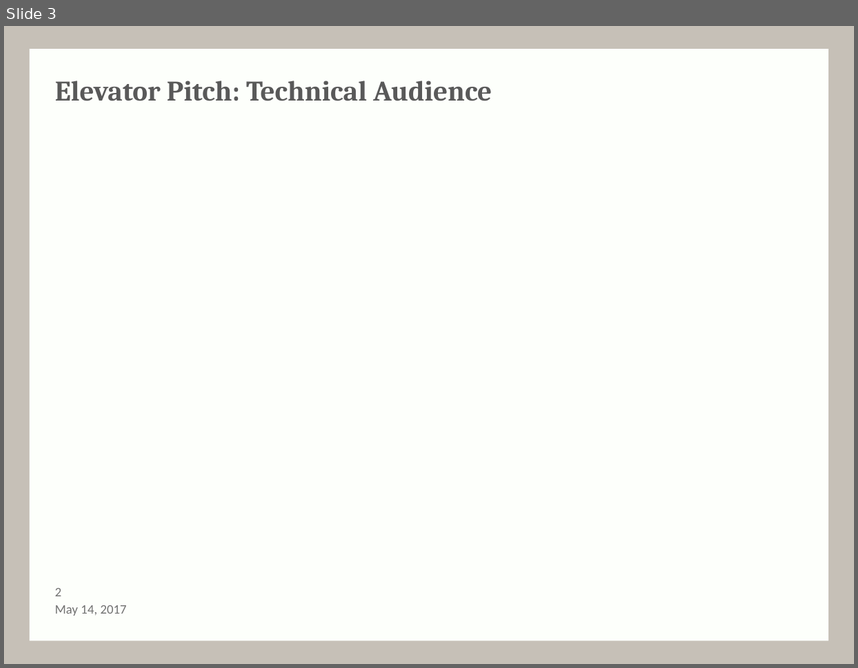
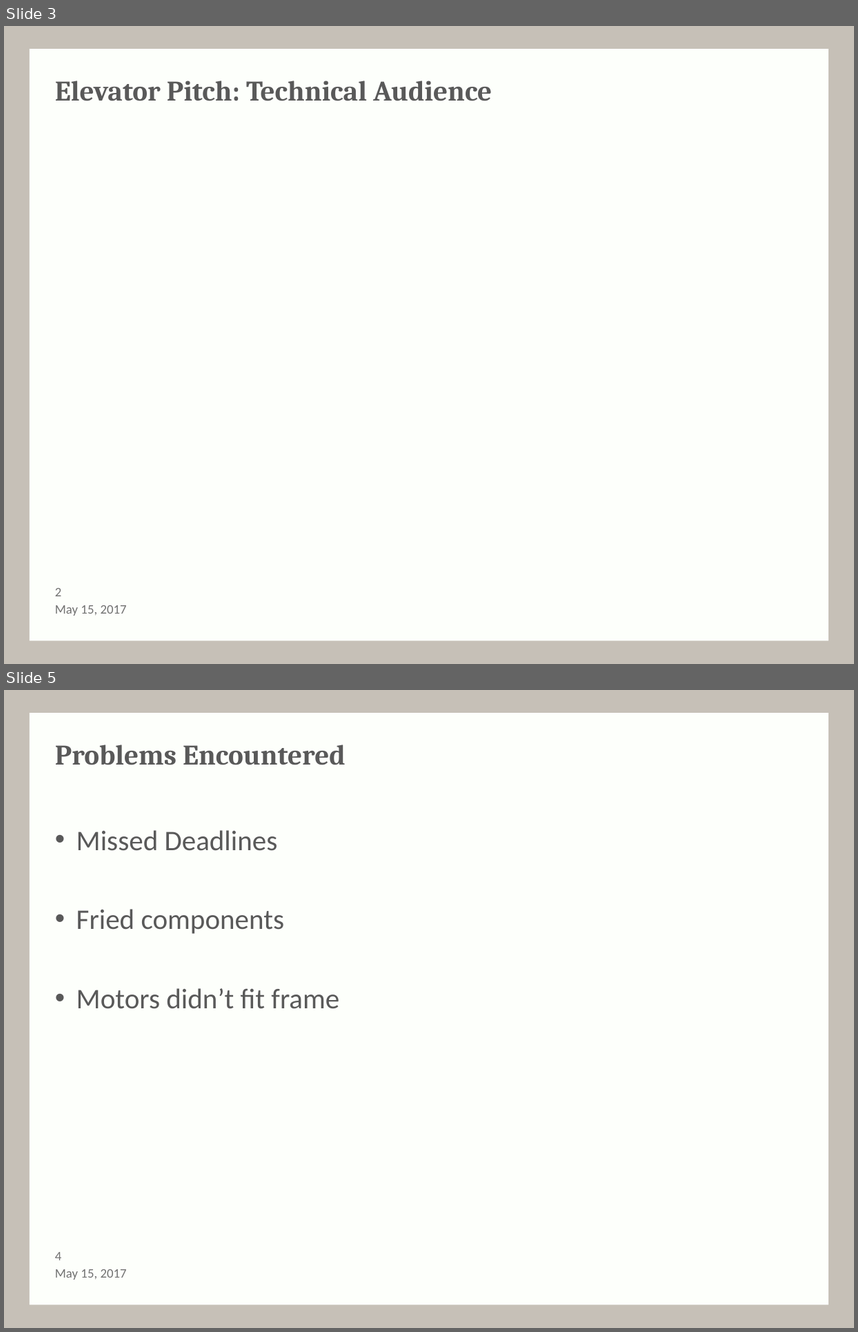
Before and after one commit to ARLISS-oregonstate-1617capstone/ARLISS-Micro-Satellite-Project, a slide deck: Spring Presentation/pmprogress.pptx. Shown one above the other, each under a label of ours: slide 3 before the commit, slides 3 and 5 after it; the slides between them are not shown. The pictures are 858x668 and 858x1332 pixels, drawn with LibreOffice and Linux fonts; fonts in the diff are those of the drawing; background and template pictures are left out. Boxes give left, top, right and bottom in pixels: in the first picture for what was removed or moved away, otherwise in the second. Text is boxed around its words. In the diff, an @@ line names an element or a change of style, - is before the commit and + after.

```diff
--- a/Spring Presentation/pmprogress.pptx
+++ b/Spring Presentation/pmprogress.pptx
@@ slide 5 added at [4, 690, 854, 1328], background #C6C0B7; not listed: 1 template element that a slide beside it also shows @@
@@ title added at [55, 745, 346, 765], 24 pt, text #595959, bold @@
+Problems Encountered
@@ text added at [76, 830, 339, 1009], 24 pt, text #595959 @@
+• Missed Deadlines
+• Fried components
+• Motors didn’t fit frame
@@ text added at [55, 1269, 127, 1279], 11 pt, text #717171 @@
+May 15, 2017
@@ page number added at [55, 1252, 62, 1260], 11 pt, text #717171 @@
+4
@@ slide 3 changed as well @@
@@ text at [55, 605, 127, 615]: text changed @@
-May 14, 2017
+May 15, 2017
```
Also in this commit, not shown: 2 other slides changed, 1 other slide added, 2 other files.
